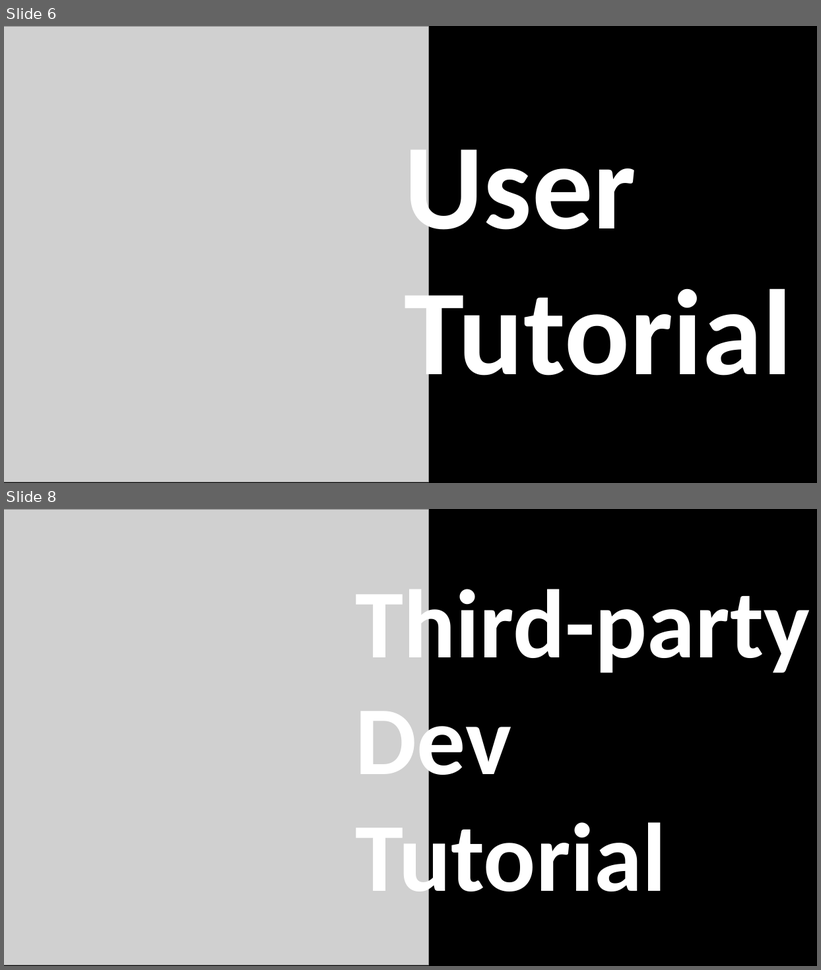
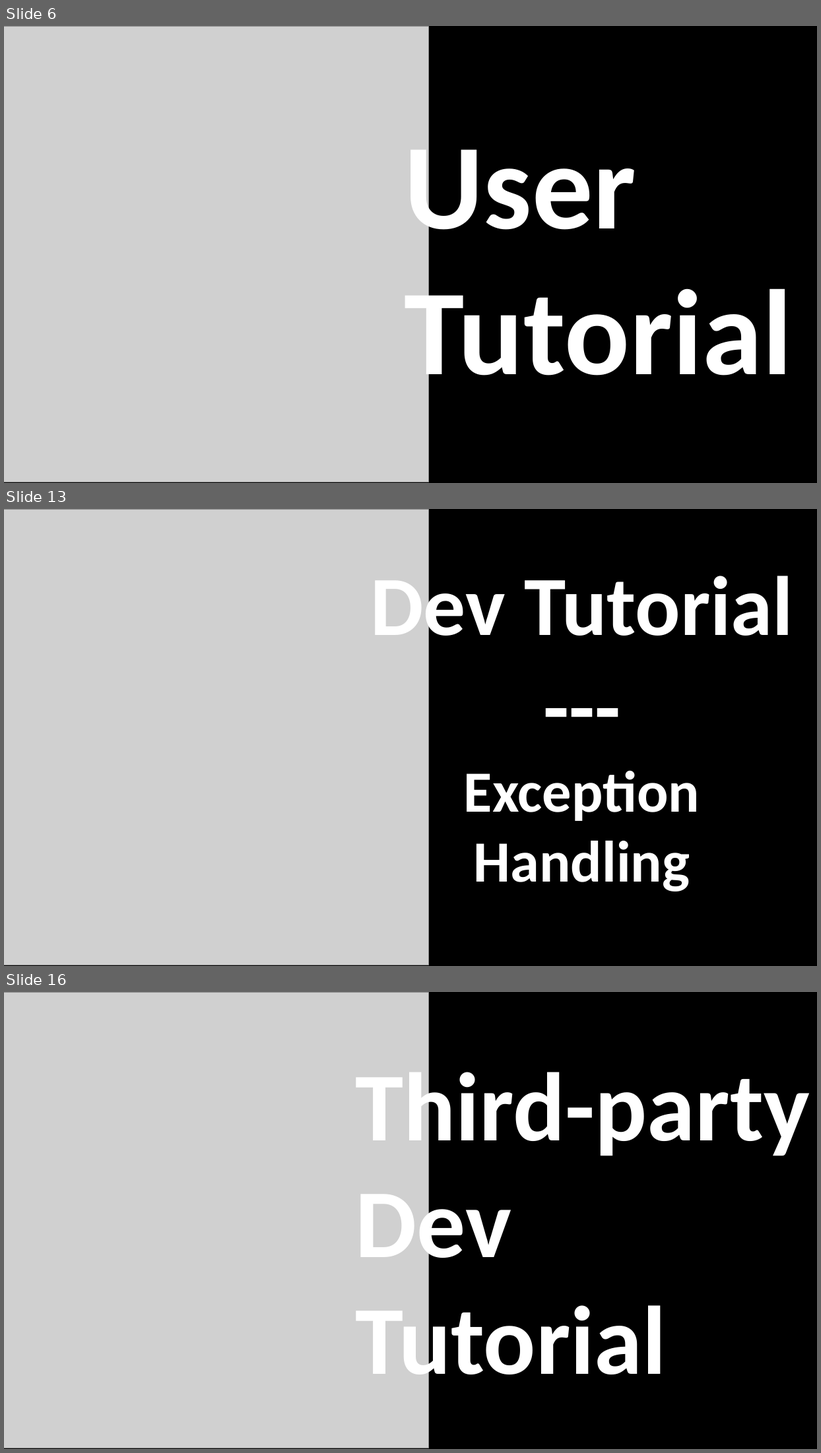
Before and after one commit to MiniGameWorlds/MiniGameWorld, a slide deck: resources/MiniGameWorld.pptx. Shown one above the other, each under a label of ours: slides 6 and 8 before the commit, slides 6, 13 and 16 after it; the slides between them are not shown. The pictures are 821x970 and 821x1453 pixels, drawn with LibreOffice and Linux fonts; fonts in the diff are those of the drawing; grey boxes stand for pictures. Boxes give left, top, right and bottom in pixels: in the first picture for what was removed or moved away, otherwise in the second. Text is boxed around its words. In the diff, an @@ line names an element or a change of style, - is before the commit and + after.

```diff
--- a/resources/MiniGameWorld.pptx
+++ b/resources/MiniGameWorld.pptx
@@ slide 13 added at box(4, 509, 817, 966), background #000000 @@
@@ picture added at box(4, 509, 428, 966) @@
@@ text added at box(370, 565, 793, 892), 138 pt, text #FFFFFF, bold @@
+Dev Tutorial
+---
+Exception Handling
@@ what was slide 8 is now slide 16 @@
```
Also in this commit, not shown: 8 other slides added, 1 slide removed, 3 other files.
